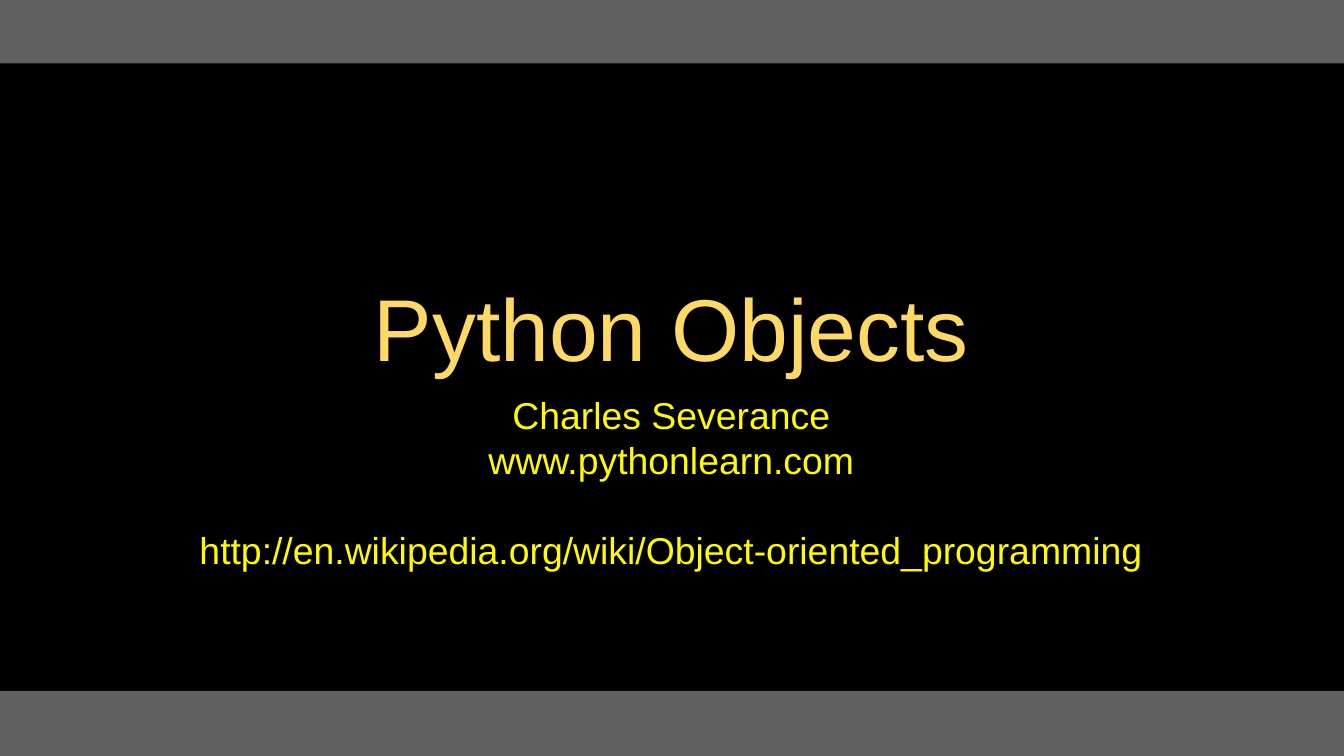
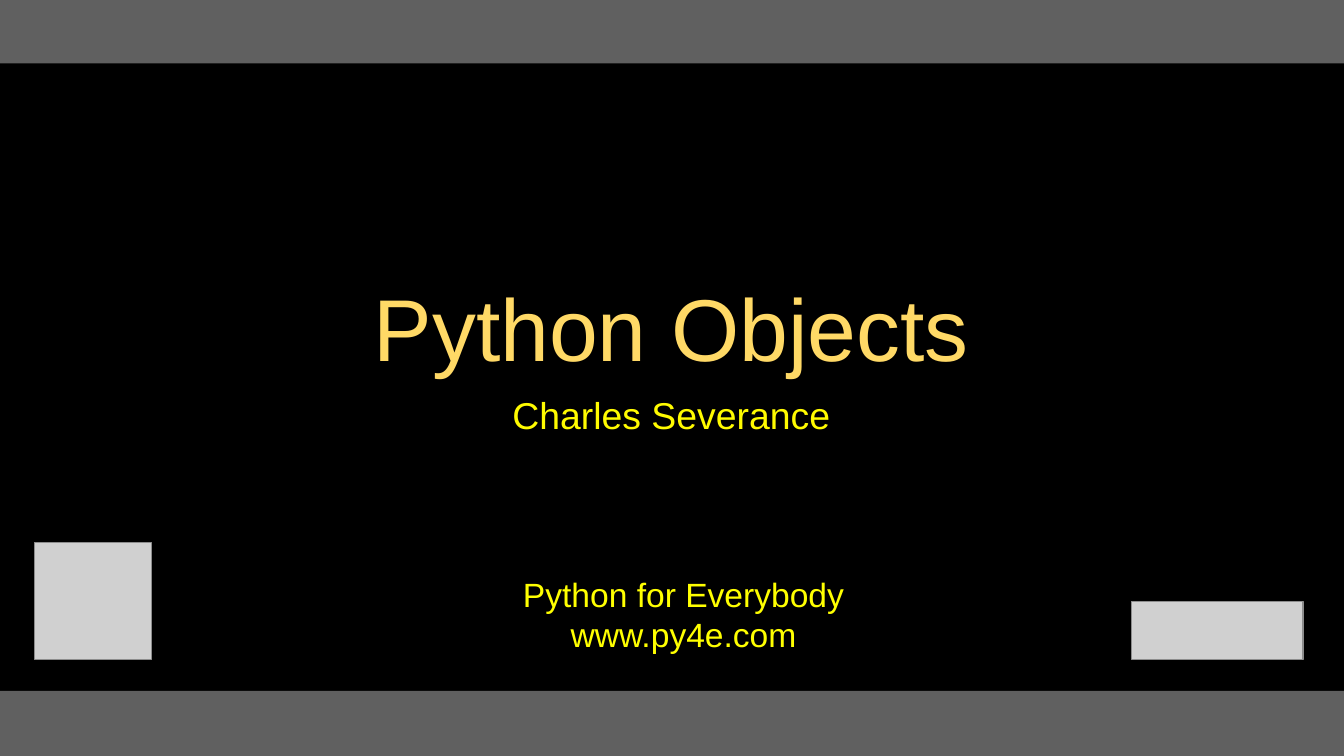
Before and after one commit to csev/py4e, a slide deck: slide 1 of lectures3/Pythonlearn-14-Objects.pptx. Drawn at 1344x756 pixels with LibreOffice and Linux fonts; fonts in the diff are those of the drawing; grey boxes stand for pictures. Boxes give left, top, right and bottom in pixels: in the first picture for what was removed or moved away, otherwise in the second. Text is boxed around its words. In the diff, an @@ line names an element or a change of style, - is before the commit and + after.

```diff
--- a/lectures3/Pythonlearn-14-Objects.pptx
+++ b/lectures3/Pythonlearn-14-Objects.pptx
@@ text at [199,447,1142,572]: paragraphs removed @@
-www.pythonlearn.com
-http://en.wikipedia.org/wiki/Object-oriented_programming
@@ picture added at [34,542,151,659] @@
@@ text added at [523,582,844,653], 18 pt, text #FFFF00 @@
+Python for Everybody
+www.py4e.com
@@ picture added at [1132,601,1304,659] @@
```
Also in this commit, not shown: 1 other file.
